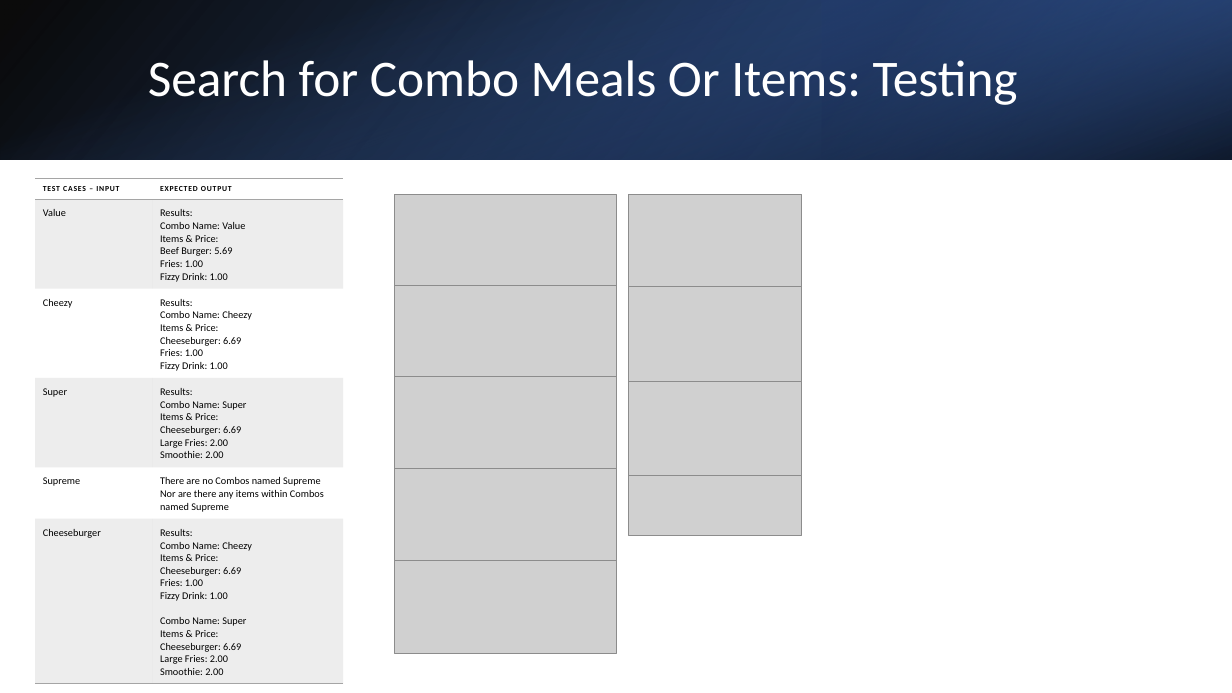
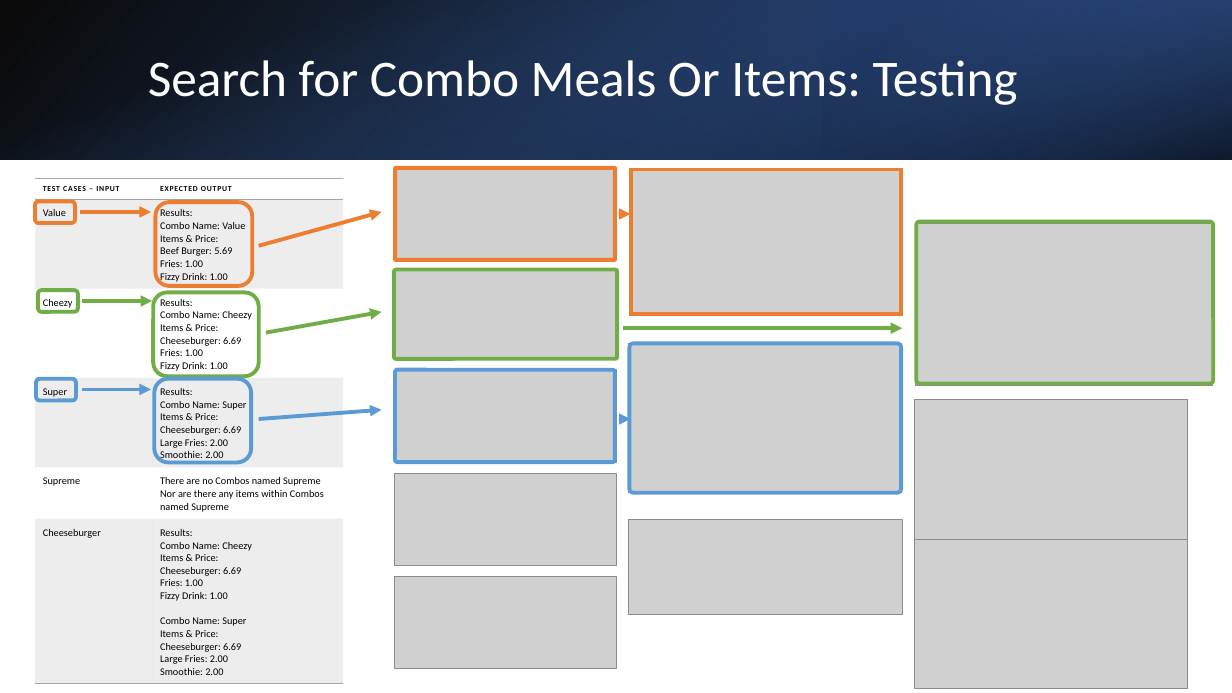
Before and after one commit to PIETERSEelmeEP/Assessment, a slide deck: slide 17 of 2.7 and 2.8 Documentation Template 1.pptx. Drawn at 1232x693 pixels with LibreOffice and Linux fonts; fonts in the diff are those of the drawing; grey boxes stand for pictures. Boxes give left, top, right and bottom in pixels: in the first picture for what was removed or moved away, otherwise in the second. Text is boxed around its words. In the diff, an @@ line names an element or a change of style, - is before the commit and + after.

```diff
--- a/2.7 and 2.8 Documentation Template 1.pptx
+++ b/2.7 and 2.8 Documentation Template 1.pptx
@@ picture: place and size @@
-picture at bbox=[394, 195, 616, 287]
+picture at bbox=[394, 167, 616, 260]
@@ rounded rectangle added at bbox=[396, 168, 616, 260], outline #ED7D31 3 pt @@
@@ picture: place and size @@
-picture at bbox=[629, 195, 802, 287]
+picture at bbox=[629, 169, 903, 315]
@@ rounded rectangle added at bbox=[631, 169, 901, 313], outline #ED7D31 3 pt @@
@@ rounded rectangle added at bbox=[35, 201, 75, 223], outline #ED7D31 3 pt @@
@@ rounded rectangle added at bbox=[155, 202, 252, 287], outline #ED7D31 3 pt @@
@@ arrow added from (80, 212) to (151, 212), #ED7D31 3 pt @@
@@ arrow added from (259, 246) to (382, 212), #ED7D31 3 pt @@
@@ arrow added from (619, 214) to (630, 214), #ED7D31 3 pt @@
@@ picture: place and size @@
-picture at bbox=[629, 287, 802, 381]
+picture at bbox=[915, 223, 1212, 384]
@@ rounded rectangle added at bbox=[917, 222, 1214, 384], outline #70AD47 3 pt @@
@@ picture: place and size @@
-picture at bbox=[394, 286, 616, 377]
+picture at bbox=[394, 269, 616, 360]
@@ rounded rectangle added at bbox=[38, 290, 78, 311], outline #70AD47 3 pt @@
@@ rounded rectangle added at bbox=[153, 292, 259, 376], outline #70AD47 3 pt @@
@@ rounded rectangle added at bbox=[394, 270, 616, 360], outline #70AD47 3 pt @@
@@ arrow added from (82, 301) to (152, 301), #70AD47 3 pt @@
@@ arrow added from (266, 333) to (382, 312), #70AD47 3 pt @@
@@ arrow added from (623, 328) to (902, 328), #70AD47 3 pt @@
@@ picture: place and size @@
-picture at bbox=[629, 381, 802, 475]
+picture at bbox=[628, 344, 902, 494]
@@ rounded rectangle added at bbox=[629, 344, 901, 494], outline #5B9BD5 3 pt @@
@@ rounded rectangle added at bbox=[36, 379, 76, 400], outline #5B9BD5 3 pt @@
@@ rounded rectangle added at bbox=[154, 379, 251, 463], outline #5B9BD5 3 pt @@
@@ picture: place and size @@
-picture at bbox=[394, 376, 616, 469]
+picture at bbox=[394, 370, 616, 462]
@@ rounded rectangle added at bbox=[396, 370, 616, 462], outline #5B9BD5 3 pt @@
@@ arrow added from (82, 390) to (151, 390), #5B9BD5 3 pt @@
@@ arrow added from (259, 419) to (382, 410), #5B9BD5 3 pt @@
@@ arrow added from (619, 419) to (630, 419), #5B9BD5 3 pt @@
@@ picture added at bbox=[915, 399, 1189, 547] @@
@@ picture: place and size @@
-picture at bbox=[394, 469, 616, 561]
+picture at bbox=[394, 473, 616, 566]
@@ picture: place and size @@
-picture at bbox=[629, 475, 802, 535]
+picture at bbox=[629, 519, 903, 615]
@@ picture added at bbox=[915, 540, 1189, 689] @@
@@ picture: place and size @@
-picture at bbox=[394, 561, 616, 653]
+picture at bbox=[394, 577, 616, 669]
```
